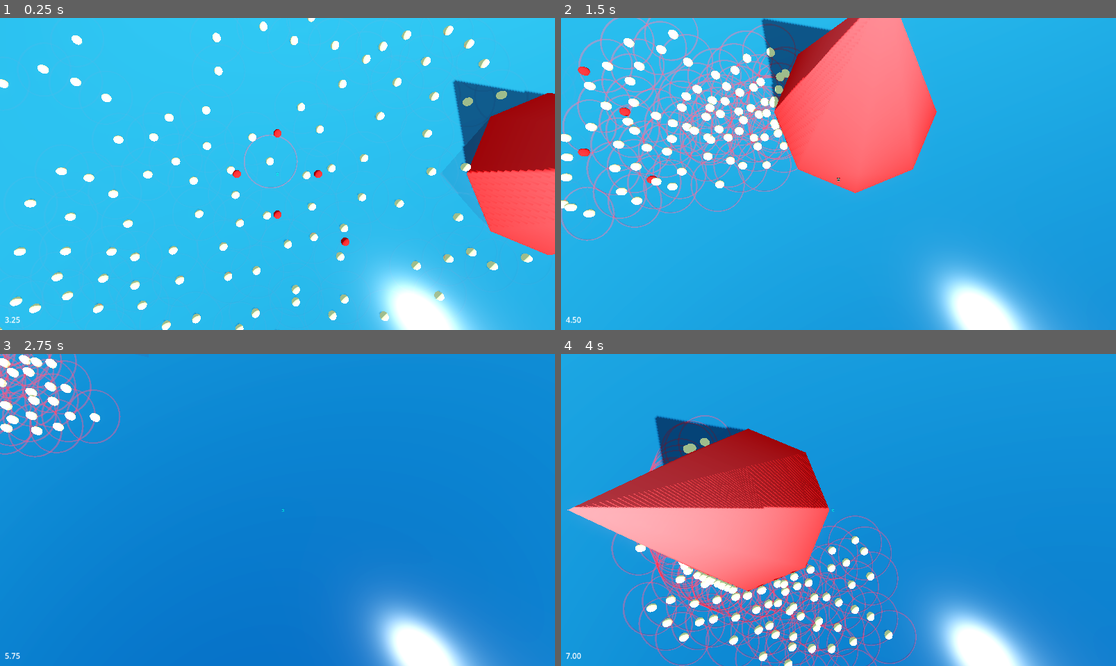
Above: before the commit, frames 1-4 (two rows, left to right).
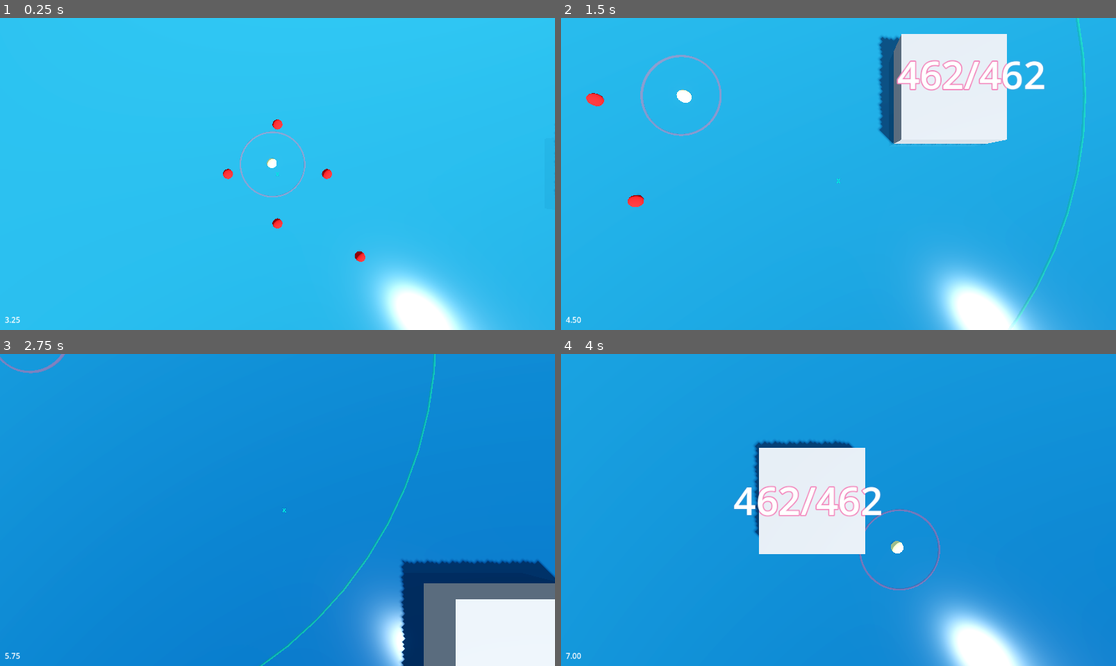
Above: after the commit, the same moments.

Repository: zeke8402/asg-godot-brewing
Game: Godot game, scene res://Scenes/main.tscn
Same seed, same stepped clock (60 frames per second), same inputs: the game is played once before the commit and once after it.
Inputs (mouse positions are in pixels of both pictures, inside the frame that each line leads up to):
- Up to frame 1 (0.25 s): no input
- Up to frame 2 (1.5 s): move the mouse to (960, 158) at 0.52 s; hold D (move_right) 0.53-1.28 s; hold Right mouse button (rally, bound only after the commit) 0.53-1.28 s; click (960, 158) at 0.67 s; move the mouse to (727, 189) at 1.27 s; hold S (move_down) from 1.28 s (still down); right-click (727, 189) at 1.35 s; click (727, 189) at 1.42 s
- Up to frame 3 (2.75 s): move the mouse to (333, 441) at 2.02 s; release S (move_down) at 2.03 s; hold D (move_right) from 2.03 s (still down); hold Right mouse button (rally, bound only after the commit) from 2.03 s (still down); click (333, 441) at 2.17 s
- Up to frame 4 (4 s): move the mouse to (810, 572) at 2.77 s; release D (move_right) at 2.78 s; release Right mouse button (rally, bound only after the commit) at 2.78 s; hold W (move_up) 2.78-3.53 s; right-click (810, 572) at 2.85 s; click (810, 572) at 2.92 s; move the mouse to (1005, 556) at 3.52 s; hold A (move_left) from 3.53 s (still down); hold Right mouse button (rally, bound only after the commit) from 3.53 s (still down); click (1005, 556) at 3.67 s

The runs differ from the first frame. In frame 1, 12% of the frame differs, in the area x 0-100%, y 0-100%; in frame 2, 29%, in the area x 0-95%, y 0-100%; in frame 3, 13%; in frame 4, 26%.

Commit message:
added the main functionality for eating food and replicating

Diff:
--- a/Scenes/main.tscn
+++ b/Scenes/main.tscn
@@ -8,3 +8,5 @@
 
 [node name="Flock" type="Node3D" parent="." unique_id=1322431668]
 script = ExtResource("2_8gbba")
+cohesionWeight = 50.0
+separationWeight = 2.0
--- /dev/null
+++ b/Scenes/sugar.tscn
@@ -0,0 +1,6 @@
+[gd_scene format=3 uid="uid://x7f2a53nv0kw"]
+
+[ext_resource type="Script" uid="uid://d23thv6xlug2o" path="res://Scripts/sugar.gd" id="1_rsg81"]
+
+[node name="Sugar" type="Node3D" unique_id=1967854958]
+script = ExtResource("1_rsg81")
--- a/Scripts/flock.gd
+++ b/Scripts/flock.gd
@@ -1,7 +1,7 @@
 extends Node3D
 
-const SPEED = 25
-const CELL_COUNT = 100
+const SPEED = 20
+const CELL_COUNT = 1
 const FLOCK_RADIUS = 2.0
 const RADIUS_STRENGTH = 100.0
 const SEPARATION_RADIUS = 1.2
@@ -10,22 +10,25 @@
 const PROTECTED_RANGE = 5
 const CENTERING_FACTOR = 5
 const MATCHING_FACTOR = 1
-const AVOIDANCE_FACTOR = 1000
+const AVOIDANCE_FACTOR = 500
 
 var _cells: Array[Node3D] = []
 
 # Rule weights
 @export var cellMaxVelocity: float = 10
-@export var cohesionWeight: float = 0.3
-@export var separationWeight: float = 50
-@export var alignmentWeight: float = 1
+@export var cohesionWeight: float = 0.1
+@export var separationWeight: float = 3
+@export var alignmentWeight: float = 10
+@export var foodWeight: float = 20
 @export var visualRange: float = 2
-
+@export var foodRange: float = 20
+@export var replicateBurstStrength: float = 800.0
 
 @export var bordersWeight: float = 300
 @export var predatorWeight: float = 500
 
 var _envDims
+var _rallying: bool = false
 
 func _ready() -> void:
 	_envDims = get_viewport()
@@ -61,22 +64,30 @@
 
 
 func _spawn_cells() -> void:
-	var bounds := _get_viewport_world_rect()
-	var top_left: Vector3 = bounds[0]
-	var bottom_right: Vector3 = bounds[1]
-
-	for i in range(CELL_COUNT):
-		var cell := preload("res://Scenes/yeast_cell.tscn").instantiate()
-		get_parent().add_child(cell)
-		cell.position = Vector3(
-			randf_range(top_left.x, bottom_right.x),
-			0.0,
-			randf_range(top_left.z, bottom_right.z)
-		)
-		_cells.append(cell)
-
-		if OS.is_debug_build():
-			_add_range_indicator(cell)
+	var cell := preload("res://Scenes/yeast.tscn").instantiate()
+	add_child(cell)
+	cell.top_level = true
+	cell.position = Vector3.ZERO
+	_cells.append(cell)
+
+	if OS.is_debug_build():
+		_add_range_indicator(cell)
+		_add_food_range_indicator(cell)
+
+func spawn_cell_at(pos: Vector3, burst_dir: Vector3 = Vector3.ZERO) -> void:
+	var cell: Node3D = preload("res://Scenes/yeast.tscn").instantiate()
+	add_child(cell)
+	cell.top_level = true
+	cell.position = pos
+	cell.burst_timer = 0.3
+	cell.velocity = burst_dir * replicateBurstStrength
+	_cells.append(cell)
+	if OS.is_debug_build():
+		_add_range_indicator(cell)
+		_add_food_range_indicator(cell)
+
+func remove_cell(cell: Node3D) -> void:
+	_cells.erase(cell)
 
 func _add_range_indicator(cell: Node3D) -> void:
 	var mesh_instance := MeshInstance3D.new()
@@ -90,6 +101,18 @@
 	mesh_instance.material_override = mat
 	cell.add_child(mesh_instance)
 
+func _add_food_range_indicator(cell: Node3D) -> void:
+	var mesh_instance := MeshInstance3D.new()
+	var torus := TorusMesh.new()
+	torus.inner_radius = foodRange - 0.1
+	torus.outer_radius = foodRange
+	mesh_instance.mesh = torus
+	var mat := StandardMaterial3D.new()
+	mat.albedo_color = Color(0, 1, 0, 0.2)
+	mat.transparency = BaseMaterial3D.TRANSPARENCY_ALPHA
+	mesh_instance.material_override = mat
+	cell.add_child(mesh_instance)
+
 func _process(delta: float) -> void:
 	var input_dir := Input.get_vector("move_left", "move_right", "move_up", "move_down")
 	if input_dir.length() > 1.0:
@@ -97,9 +120,14 @@
 	position.x += input_dir.x * SPEED * delta
 	position.z += input_dir.y * SPEED * delta
 
-	if Input.is_mouse_button_pressed(MOUSE_BUTTON_RIGHT):
+	if Input.is_action_pressed('rally'):
+		if not _rallying:
+			_rallying = true
+			for cell in _cells:
+				cell.reset()
 		_process_flock(delta)
 	else:
+		_rallying = false
 		_process_flock_idle(delta)
 
 func _process_flock(delta: float) -> void:
@@ -134,11 +162,19 @@
 
 func _process_flock_idle(delta: float) -> void:
 	_detectNeighbors()
-	_cohesion()
-	_separation()
-	_alignment()
-	_borders(delta)
-	_apply(delta)
+	_detectFood()
+	_boids_food()
+
+	for cell in _cells:
+		if not cell.food_targets.is_empty():
+			continue
+		_boids_cohesion_for(cell)
+		_boids_separation_for(cell)
+		_boids_alignment_for(cell)
+		_boids_borders_for(cell, delta)
+
+	_boids_apply(delta)
+
 
 func _detectNeighbors():
 	for i in range(_cells.size()):
@@ -154,72 +190,84 @@
 				_cells[i].neighborsDistances.append(distance)
 				_cells[j].neighborsDistances.append(distance)
 
-func _cohesion() -> void:
-	for cell in _cells:
-		if cell.neighbors.is_empty():
-			continue
-
-		var average_pos := Vector3.ZERO
-		for neighbor in cell.neighbors:
-			average_pos += neighbor.global_position
-		average_pos /= cell.neighbors.size()
-
-		cell.acceleration += (average_pos - cell.global_position).normalized() * cohesionWeight
-
-func _separation() -> void:
-	for cell in _cells:
-		if cell.neighbors.is_empty():
-			continue
-
-		var neighbors = cell.neighbors
-		var distances = cell.neighborsDistances
-
-		for j in range(neighbors.size()):
-			if distances[j] >= PROTECTED_RANGE:
-				continue
-
-			var dist_multiplier: float = 1.0 - (distances[j] / float(PROTECTED_RANGE))
-			var direction: Vector3 = (cell.global_position - neighbors[j].global_position).normalized()
-			cell.acceleration += direction * dist_multiplier * separationWeight
-
-func _alignment() -> void:
-	for cell in _cells:
-		if cell.neighbors.is_empty():
-			continue
-
-		var average_vel := Vector3.ZERO
-		for neighbor in cell.neighbors:
-			average_vel += neighbor.velocity
-		average_vel /= cell.neighbors.size()
-
-		cell.acceleration += average_vel.normalized() * alignmentWeight
-
-
-func _borders(delta: float) -> void:
+func _detectFood() -> void:
+	var food_items: Array = []
+	for node in get_parent().get_children():
+		if node.is_in_group("food"):
+			food_items.append(node)
+	for cell in _cells:
+		cell.food_targets.clear()
+		for food in food_items:
+			var food_radius: float = food.get("radius") if food.get("radius") != null else 0.0
+			var dist := cell.global_position.distance_to(food.global_position)
+			if dist <= foodRange + food_radius:
+				cell.food_targets.append(food)
+
+func _boids_cohesion_for(cell: Node3D) -> void:
+	if cell.neighbors.is_empty():
+		return
+
+	var average_pos := Vector3.ZERO
+	for neighbor in cell.neighbors:
+		average_pos += neighbor.global_position
+	average_pos /= cell.neighbors.size()
+
+	cell.acceleration += (average_pos - cell.global_position).normalized() * cohesionWeight
+
+func _boids_separation_for(cell: Node3D) -> void:
+	if cell.neighbors.is_empty():
+		return
+
+	var neighbors = cell.neighbors
+	var distances = cell.neighborsDistances
+
+	for j in range(neighbors.size()):
+		if distances[j] >= PROTECTED_RANGE:
+			continue
+
+		var dist_multiplier: float = 1.0 - (distances[j] / float(PROTECTED_RANGE))
+		var direction: Vector3 = (cell.global_position - neighbors[j].global_position).normalized()
+		cell.acceleration += direction * dist_multiplier * separationWeight
+
+func _boids_alignment_for(cell: Node3D) -> void:
+	if cell.neighbors.is_empty():
+		return
+
+	var average_vel := Vector3.ZERO
+	for neighbor in cell.neighbors:
+		average_vel += neighbor.velocity
+	average_vel /= cell.neighbors.size()
+
+	cell.acceleration += average_vel.normalized() * alignmentWeight
+
+
+func _boids_borders_for(cell: Node3D, delta: float) -> void:
 	var bounds := _get_viewport_world_rect()
 	var top_left: Vector3 = bounds[0]
 	var bottom_right: Vector3 = bounds[1]
 	var mid_point := (top_left + bottom_right) / 2.0
 
-	for cell in _cells:
-		var pos := cell.global_position
-		var out_of_bounds := (
-			pos.x < top_left.x or pos.x > bottom_right.x or
-			pos.z < top_left.z or pos.z > bottom_right.z
-		)
-
-		if out_of_bounds:
-			cell.time_out_of_borders += delta
-			var dir := (mid_point - pos)
-			dir.y = 0.0
-			dir = dir.normalized()
-			cell.acceleration += dir * cell.time_out_of_borders * bordersWeight
-		else:
-			cell.time_out_of_borders = 0.0
-
-
-func _apply(delta: float) -> void:
-	for cell in _cells:
+	var pos := cell.global_position
+	var out_of_bounds := (
+		pos.x < top_left.x or pos.x > bottom_right.x or
+		pos.z < top_left.z or pos.z > bottom_right.z
+	)
+
+	if out_of_bounds:
+		cell.time_out_of_borders += delta
+		var dir := (mid_point - pos)
+		dir.y = 0.0
+		dir = dir.normalized()
+		cell.acceleration += dir * cell.time_out_of_borders * bordersWeight
+	else:
+		cell.time_out_of_borders = 0.0
+
+
+func _boids_apply(delta: float) -> void:
+	for cell in _cells:
+		if cell.state == cell.State.EATING:
+			continue
+
 		cell.velocity += cell.acceleration * delta
 		cell.velocity.y = 0.0
 		cell.velocity *= pow(DAMPING, delta)
@@ -231,6 +279,33 @@
 			body.global_position = cell.global_position
 			var collision := body.move_and_collide(cell.velocity * delta)
 			if collision:
-				cell.velocity = cell.velocity.bounce(collision.get_normal()) * 0.1
+				var collider = collision.get_collider()
+				if collider and collider.get_parent().is_in_group("food"):
+					cell.state = cell.State.EATING
+					cell.velocity = Vector3.ZERO
+					cell.current_food = collider.get_parent()
+				else:
+					cell.velocity = cell.velocity.bounce(collision.get_normal()) * 0.1
 			cell.global_position = body.global_position
 			cell.global_position.y = 0.0
+
+
+func _boids_food() -> void:
+	for cell in _cells:
+		if cell.food_targets.is_empty():
+			continue
+
+		var closest_food: Node3D = null
+		var closest_dist := foodRange
+		for food in cell.food_targets:
+			var dist := cell.global_position.distance_to(food.global_position)
+			if dist < closest_dist:
+				closest_dist = dist
+				closest_food = food
+
+		if closest_food == null:
+			continue
+
+		var direction := (closest_food.global_position - cell.global_position).normalized()
+		direction.y = 0.0
+		cell.acceleration = direction * foodWeight
--- a/Scripts/main.gd
+++ b/Scripts/main.gd
@@ -78,10 +78,22 @@
 		add_child(mesh_instance)
 
 func _build_food() -> void:
-	var strawberry := preload("res://Scenes/strawberry.tscn").instantiate()
-	strawberry.position = Vector3(20, 0, 0)
-	strawberry.scale = Vector3(10, 10, 10)
-	add_child(strawberry)
+	_spawn_food_at(Vector3(20, 0, 0))
+
+	for i in range(50):
+		var pos := Vector3(
+			randf_range(-100.0, 100.0),
+			0.0,
+			randf_range(-100.0, 100.0)
+		)
+		_spawn_food_at(pos)
+
+func _spawn_food_at(pos: Vector3) -> void:
+	var sugar := preload("res://Scenes/sugar.tscn").instantiate()
+	sugar.position = pos
+	sugar.scale = Vector3(10, 10, 10)
+	sugar.radius = 10.0
+	add_child(sugar)
 
 func _setup_input_map() -> void:
 	_add_action("move_up",    KEY_W,  JOY_AXIS_LEFT_Y, -1)
@@ -116,5 +128,10 @@
 func _process(_delta: float) -> void:
 	_time_label.text = "%.2f" % (Time.get_ticks_msec() / 1000.0)
 	if _flock:
-		get_viewport().get_camera_3d().global_position.x = _flock.global_position.x
-		get_viewport().get_camera_3d().global_position.z = _flock.global_position.z
+		var camera := get_viewport().get_camera_3d()
+		camera.global_position.x = _flock.global_position.x
+		camera.global_position.z = _flock.global_position.z
+
+		var cell_count: int = _flock._cells.size()
+		var target_y: float = clamp(float(cell_count) * 0.5, 10.0, 200.0)
+		camera.global_position.y = lerp(camera.global_position.y, target_y, 0.05)
--- a/Scripts/strawberry.gd
+++ b/Scripts/strawberry.gd
@@ -1,6 +1,9 @@
 extends Node3D
 
+var radius: float = 1.0
+
 func _ready() -> void:
+	add_to_group('food')
 	_build_mesh()
 
 func _build_mesh() -> void:
--- /dev/null
+++ b/Scripts/sugar.gd
@@ -0,0 +1,83 @@
+extends Node3D
+
+var radius: float = 1.0
+var drift: Vector3 # random direction to drift in
+var _being_eaten: bool = false
+var _label: Label3D
+
+var units: int = 0
+var total_units: int = 0
+
+func _build_mesh() -> void:
+	var body := CharacterBody3D.new()
+	body.collision_layer = 2
+	body.collision_mask = 2
+
+	var collision := CollisionShape3D.new()
+	var shape := BoxShape3D.new()
+	shape.size = Vector3(1.0, 0.5, 1.0)
+	collision.shape = shape
+	body.add_child(collision)
+
+	var mesh_instance := MeshInstance3D.new()
+	var box := BoxMesh.new()
+	box.size = Vector3(1.0, 0.5, 1.0)
+	mesh_instance.mesh = box
+	body.add_child(mesh_instance)
+
+	add_child(body)
+
+func _build_label() -> void:
+	_label = Label3D.new()
+	_label.billboard = BaseMaterial3D.BILLBOARD_ENABLED
+	_label.no_depth_test = true
+	_label.font_size = 64
+	_label.modulate = Color(1.0, 1.0, 1.0)
+	_label.outline_size = 8
+	_label.outline_modulate = Color(0.9, 0.4, 0.6)
+	_label.position.y = 0.5
+	_update_label()
+	add_child(_label)
+
+func _update_label() -> void:
+	if _label:
+		_label.text = "%d/%d" % [units, total_units]
+
+# Called when the node enters the scene tree for the first time.
+func _ready() -> void:
+	units = randi_range(10, 1000)
+	total_units = units
+	_update_scale()
+	drift = Vector3(
+		randf_range(-1.0, 1.0),
+		0.0,
+		randf_range(-1.0, 1.0)
+	).normalized() * 0.5
+	add_to_group("food")
+	_build_mesh()
+	_build_label()
+
+func _update_scale() -> void:
+	var s: float = float(units) / 100.0
+	scale = Vector3(s, s, s)
+	radius = s
+
+func _process(delta: float) -> void:
+	var body := get_child(0) as CharacterBody3D
+	if body:
+		body.global_position = position
+		body.move_and_collide(drift * delta / scale.x)
+		position = body.global_position
+		position.y = 0.0
+
+	_update_label()
+
+func eat() -> int:
+	if units <= 0:
+		return 0
+	units -= 1
+	if units % 10 == 0:
+		_update_scale()
+	if units <= 0:
+		queue_free()
+	return 1
--- a/Scripts/yeast.gd
+++ b/Scripts/yeast.gd
@@ -8,9 +8,24 @@
 @export var maxAcceleration: float = 10.0
 @export var rotationOffset: float = PI/2
 
+@export var amountToReplicate: float = 2
+@export var maxReplications: float = 25
 
+# Boids + Zekes arrays for drifting toward objects
 var neighbors := []
 var neighborsDistances := []
+var food_targets := []
+var foodDistances := []
+
+enum State { FLOCKING, EATING }
+var state: State = State.FLOCKING
+
+var eat_timer: float = 0.0 # How long before food units are gained.
+var current_food: Node3D = null
+var food_consumed: int = 0
+var replications: int = 0
+
+var burst_timer: float = 0.0
 
 func _ready() -> void:
 	_build_mesh()
@@ -19,6 +34,7 @@
 	var body := CharacterBody3D.new()
 	body.collision_layer = 1
 	body.collision_mask = 2
+	body.motion_mode = CharacterBody3D.MOTION_MODE_FLOATING
 
 	var collision := CollisionShape3D.new()
 	var shape := SphereShape3D.new()
@@ -37,3 +53,68 @@
 	body.add_child(mesh_instance)
 
 	add_child(body)
+
+func _physics_process(delta: float) -> void:
+	if state == State.EATING:
+		_process_eating(delta)
+
+
+func _process_eating(delta: float) -> void:
+	if burst_timer > 0.0:
+		burst_timer -= delta
+		global_position += velocity * delta
+		global_position.y = 0.0
+		return
+
+	if not is_instance_valid(current_food):
+		state = State.FLOCKING
+		current_food = null
+		eat_timer = 0.0
+		return
+
+	var direction := (current_food.global_position - global_position).normalized()
+	direction.y = 0.0
+
+	var body := get_child(0) as CharacterBody3D
+	if body:
+		body.global_position = global_position
+		body.move_and_collide(direction * 2.0 * delta)
+		global_position = body.global_position
+		global_position.y = 0.0
+
+	eat_timer += delta
+	if eat_timer >= 1.0:
+		eat_timer = 0.0
+		food_consumed += current_food.eat()
+		_process_lifecycle()
+
+func _process_lifecycle() -> void:
+	if food_consumed >= amountToReplicate:
+		food_consumed = 0
+		replications += 1
+		print("replicating! replications: ", replications)
+		if replications >= maxReplications:
+			_die()
+		else:
+			_replicate()
+
+func _replicate() -> void:
+	var flock := get_parent()
+	if flock and flock.has_method("spawn_cell_at"):
+		var current_dir := velocity.normalized()
+		if current_dir.length() < 0.001:
+			current_dir = Vector3(randf_range(-1.0, 1.0), 0.0, randf_range(-1.0, 1.0)).normalized()
+		velocity = -current_dir * flock.replicateBurstStrength
+		flock.spawn_cell_at(global_position, current_dir)
+
+func _die() -> void:
+	var flock := get_parent()
+	if flock and flock.has_method("remove_cell"):
+		flock.remove_cell(self)
+	queue_free()
+
+func reset() -> void:
+	state = State.FLOCKING
+	current_food = null
+	eat_timer = 0.0
+	velocity = Vector3.ZERO
--- /dev/null
+++ b/Shaders/sugar.gdshader
@@ -0,0 +1,9 @@
+shader_type spatial;
+render_mode cull_disabled, blend_add, unshaded;
+
+uniform vec4 color : source_color = vec4(0.95, 0.95, 1.0, 0.45);
+
+void fragment() {
+	ALBEDO = color.rgb;
+	ALPHA = color.a;
+}
--- a/project.godot
+++ b/project.godot
@@ -50,6 +50,12 @@
 , Object(InputEventJoypadMotion,"resource_local_to_scene":false,"resource_name":"","device":-1,"axis":0,"axis_value":1.0,"script":null)
 ]
 }
+rally={
+"deadzone": 0.2,
+"events": [Object(InputEventMouseButton,"resource_local_to_scene":false,"resource_name":"","device":-1,"window_id":0,"alt_pressed":false,"shift_pressed":false,"ctrl_pressed":false,"meta_pressed":false,"button_mask":0,"position":Vector2(0, 0),"global_position":Vector2(0, 0),"factor":1.0,"button_index":2,"canceled":false,"pressed":false,"double_click":false,"script":null)
+, Object(InputEventJoypadMotion,"resource_local_to_scene":false,"resource_name":"","device":-1,"axis":5,"axis_value":1.0,"script":null)
+]
+}
 
 [physics]
 
Renamed: Scenes/yeast_cell.tscn -> Scenes/yeast.tscn
Not shown, added: Scripts/sugar.gd.uid
Not shown, added: Shaders/sugar.gdshader.uid
